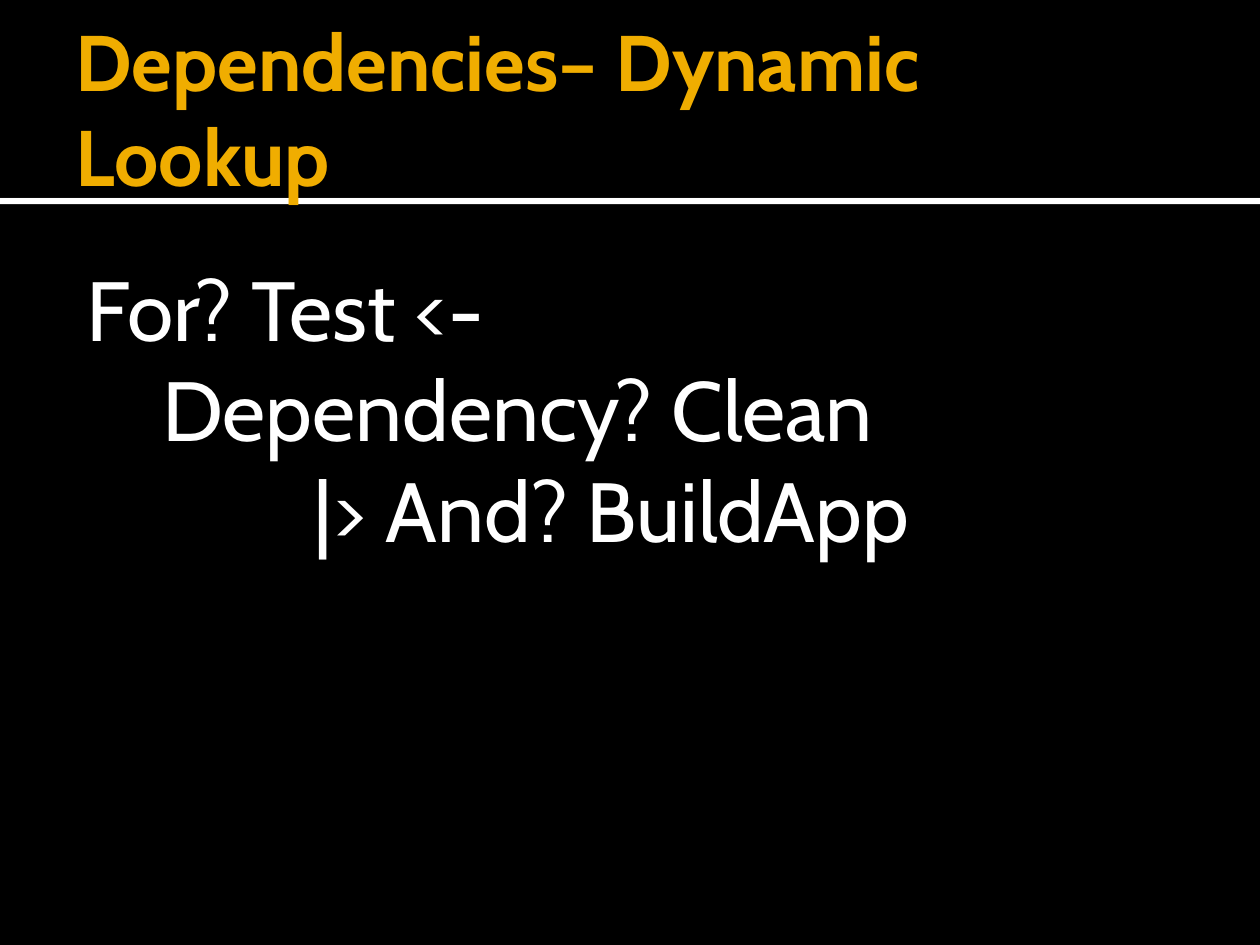
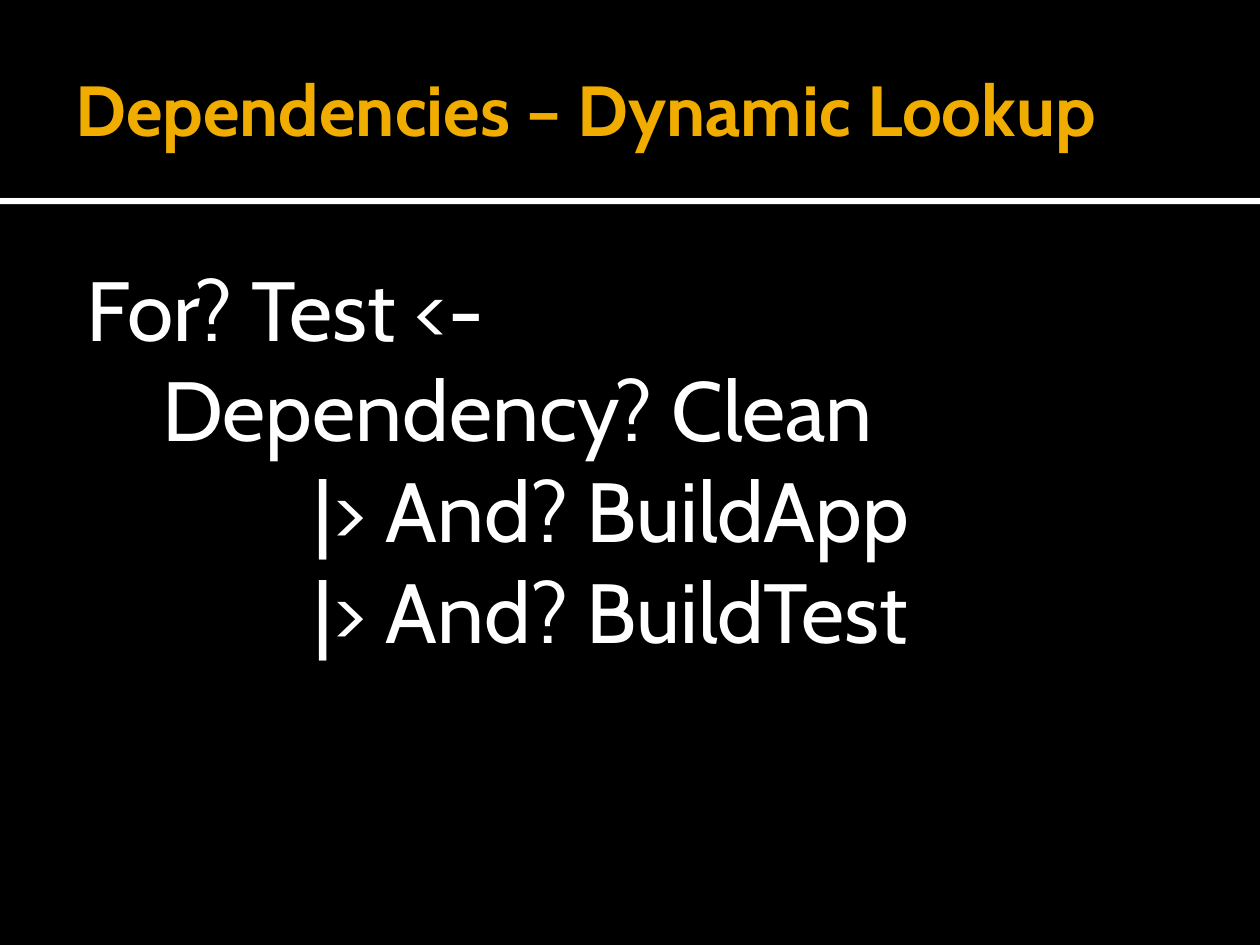
Before and after one commit to forki/TechEdTalk, a slide deck: slide 9 of Meeting.pptx (slide 8 before the commit). Drawn at 1260x945 pixels with LibreOffice and Linux fonts; fonts in the diff are those of the drawing. Boxes give left, top, right and bottom in pixels: in the first picture for what was removed or moved away, otherwise in the second. Text is boxed around its words. In the diff, an @@ line names an element or a change of style, - is before the commit and + after.

```diff
--- a/Meeting.pptx
+++ b/Meeting.pptx
@@ title at (76, 83, 1096, 152): text changed; size 45 to 40.5 pt @@
-Dependencies– Dynamic Lookup
+Dependencies – Dynamic Lookup
@@ text at (386, 580, 908, 644): paragraph added @@
+|> And? BuildTest
```
Also in this commit, not shown: 8 other slides changed, 6 slides added.
